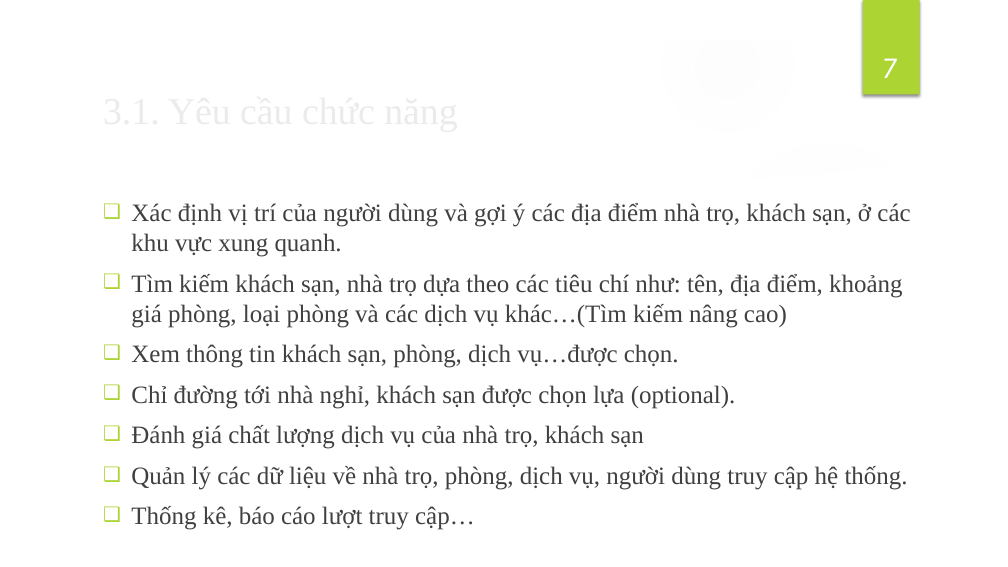
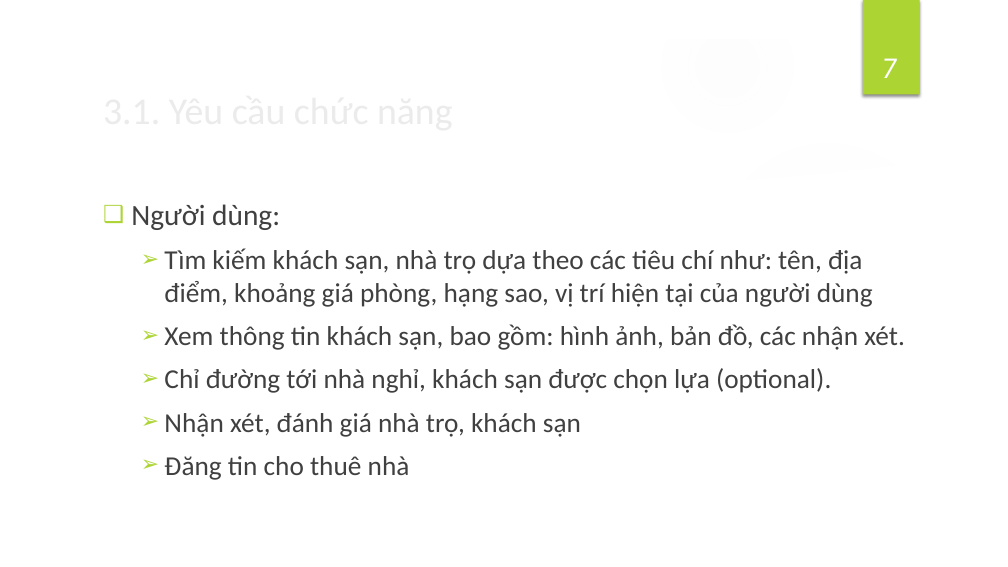
Before and after one commit to AnhtuTa/FGS, a slide deck: slide 7 of Reports/slide bao cao.pptx. Drawn at 1008x567 pixels with LibreOffice and Linux fonts; fonts in the diff are those of the drawing; background and template pictures are left out. Boxes give left, top, right and bottom in pixels: in the first picture for what was removed or moved away, otherwise in the second. Text is boxed around its words. In the diff, an @@ line names an element or a change of style, - is before the commit and + after.

Commit message:
update slide

```diff
--- a/Reports/slide bao cao.pptx
+++ b/Reports/slide bao cao.pptx
@@ title "3.1. Yêu cầu chức năng" at box(95, 80, 820, 138): font Times New Roman to Calibri @@
@@ text at box(131, 204, 905, 350): text changed; size 23.8 to 26 pt; font Times New Roman to Calibri @@
-❑ Xác định vị trí của người dùng và gợi ý các địa điểm nhà trọ, khách sạn, ở các khu vực xung quanh.
-❑ Tìm kiếm khách sạn, nhà trọ dựa theo các tiêu chí như: tên, địa điểm, khoảng giá phòng, loại phòng và các dịch vụ khác…(Tìm kiếm nâng cao)
-❑ Xem thông tin khách sạn, phòng, dịch vụ…được chọn.
+❑ Người dùng:
+  ➢ Tìm kiếm khách sạn, nhà trọ dựa theo các tiêu chí như: tên, địa điểm, khoảng giá phòng, hạng sao, vị trí hiện tại của người dùng
+  ➢ Xem thông tin khách sạn, bao gồm: hình ảnh, bản đồ, các nhận xét.
@@ text at box(164, 368, 831, 393): size 23.8 to 26 pt, font Times New Roman to Calibri in "Chỉ đường tới nhà nghỉ, khách sạn ..."; bullet ❑ to ➢; list level 1 to 2 in "Chỉ đường tới nhà nghỉ, ..." @@
@@ text at box(164, 413, 581, 480): text changed; size 23.8 to 26 pt; font Times New Roman to Calibri @@
-❑ Đánh giá chất lượng dịch vụ của nhà trọ, khách sạn
-❑ Quản lý các dữ liệu về nhà trọ, phòng, dịch vụ, người dùng truy cập hệ thống.
-❑ Thống kê, báo cáo lượt truy cập…
+  ➢ Nhận xét, đánh giá nhà trọ, khách sạn
+  ➢ Đăng tin cho thuê nhà
```
Also in this commit, not shown: 16 other slides changed, 25 slides added, 6 slides removed, 20 other files.
